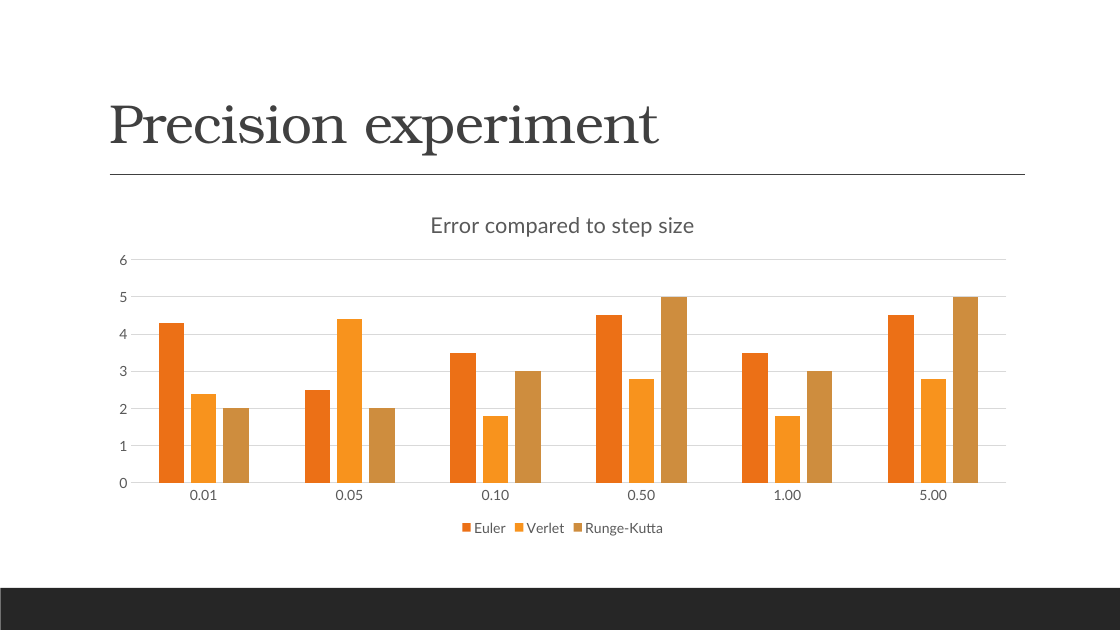
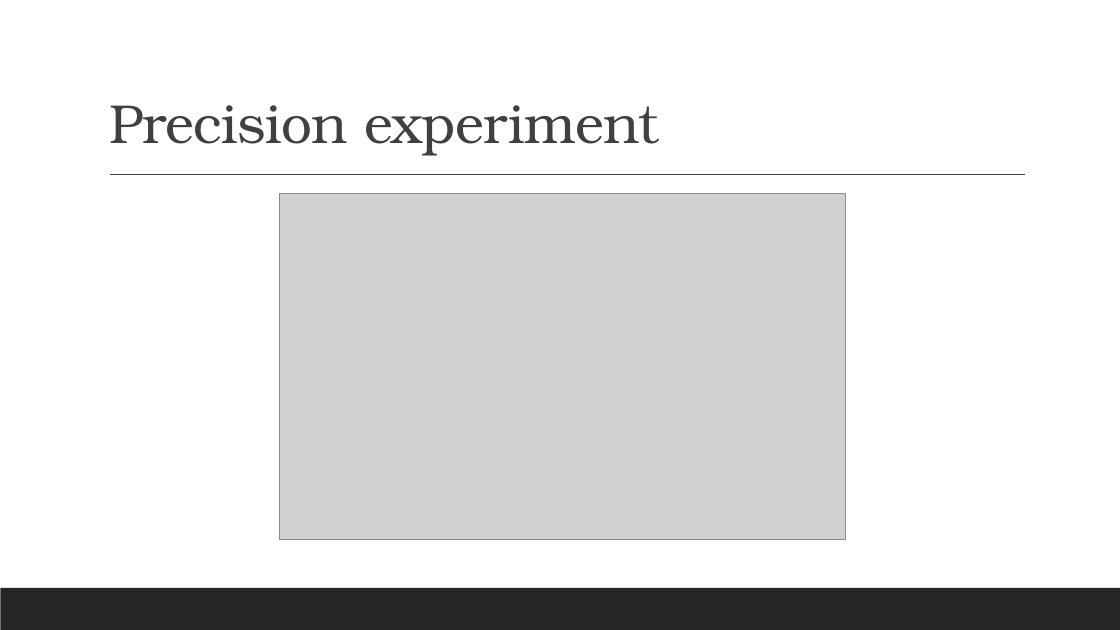
Before and after one commit to renesteeman/Project1-2_Group4, a slide deck: slide 13 of 04-PresentationThirdPhase.pptx. Drawn at 1120x630 pixels with LibreOffice and Linux fonts; fonts in the diff are those of the drawing; grey boxes stand for pictures. Boxes give left, top, right and bottom in pixels: in the first picture for what was removed or moved away, otherwise in the second. Text is boxed around its words. In the diff, an @@ line names an element or a change of style, - is before the commit and + after.

```diff
--- a/04-PresentationThirdPhase.pptx
+++ b/04-PresentationThirdPhase.pptx
@@ column chart removed at [101, 194, 1025, 539] @@
-title "Error compared to step size "
-categories: 0.01, 0.05, 0.10, 0.50, 1.00, 5.00
-Euler: 4.3, 2.5, 3.5, 4.5, 3.5, 4.5
-Verlet: 2.4, 4.4, 1.8, 2.8, 1.8, 2.8
-Runge-Kutta: 2, 2, 3, 5, 3, 5
@@ picture added at [280, 194, 846, 539] @@
```
Also in this commit, not shown: 4 other slides changed, 1 slide added, 1 slide removed, 4 other files.
